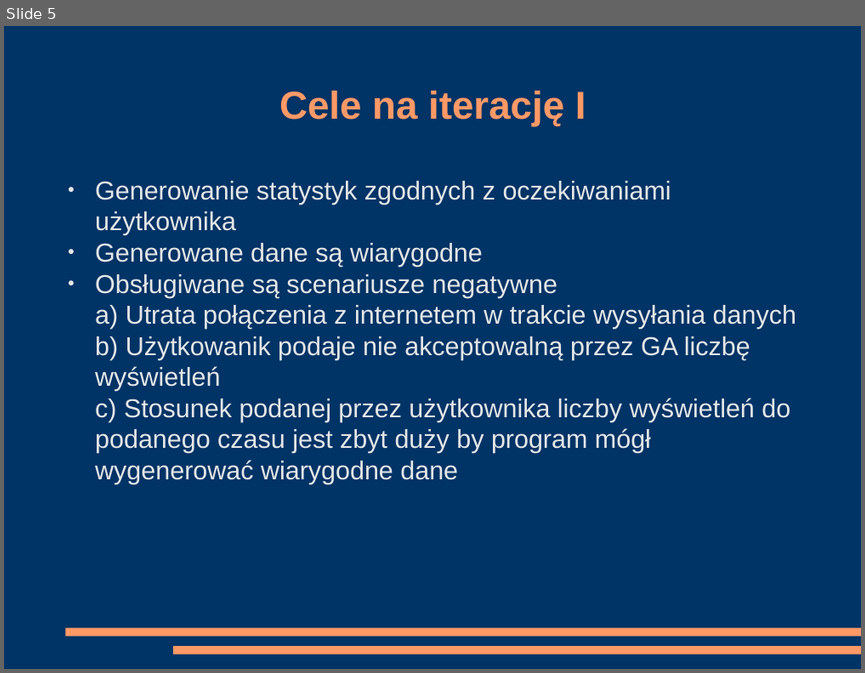
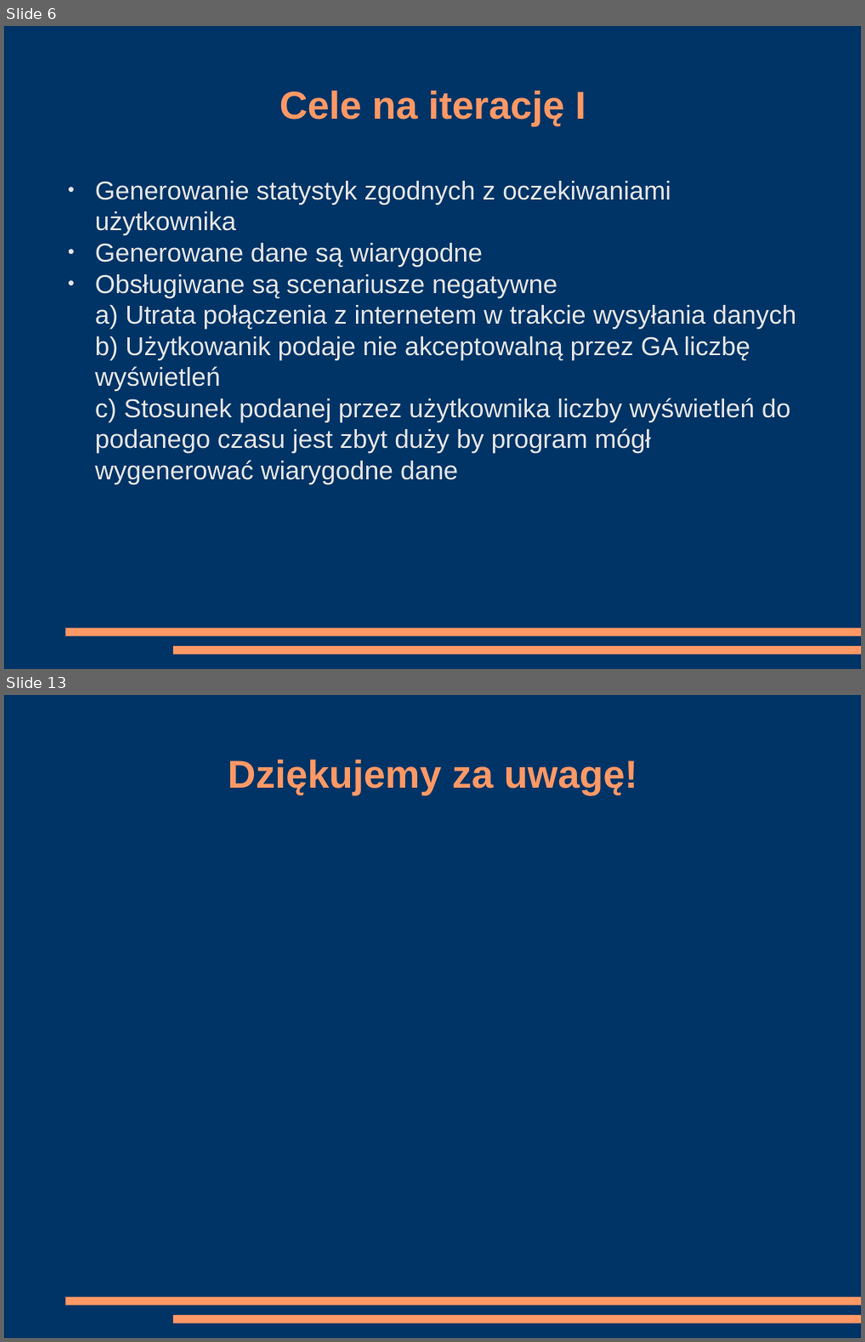
Before and after one commit to kanadas/IO, a slide deck: Iteracja_I_prezentacja.odp. Shown one above the other, each under a label of ours: slide 5 before the commit, slides 6 and 13 after it; the slides between them are not shown. The pictures are 865x673 and 865x1342 pixels, drawn with LibreOffice and Linux fonts; fonts in the diff are those of the drawing. Boxes give left, top, right and bottom in pixels: in the first picture for what was removed or moved away, otherwise in the second. Text is boxed around its words. In the diff, an @@ line names an element or a change of style, - is before the commit and + after.

```diff
--- a/Iteracja_I_prezentacja.odp
+++ b/Iteracja_I_prezentacja.odp
@@ slide 13 added at (x1=4, y1=695, x2=861, y2=1338), background #003366; not listed: 2 template elements that a slide beside it also shows @@
@@ title added at (x1=228, y1=760, x2=637, y2=795), 36 pt, text #FF9966, bold @@
+Dziękujemy za uwagę!
@@ what was slide 5 is now slide 6 @@
```
Also in this commit, not shown: 7 slides changed, 3 other slides added, 1 slide removed, 5 other files.
